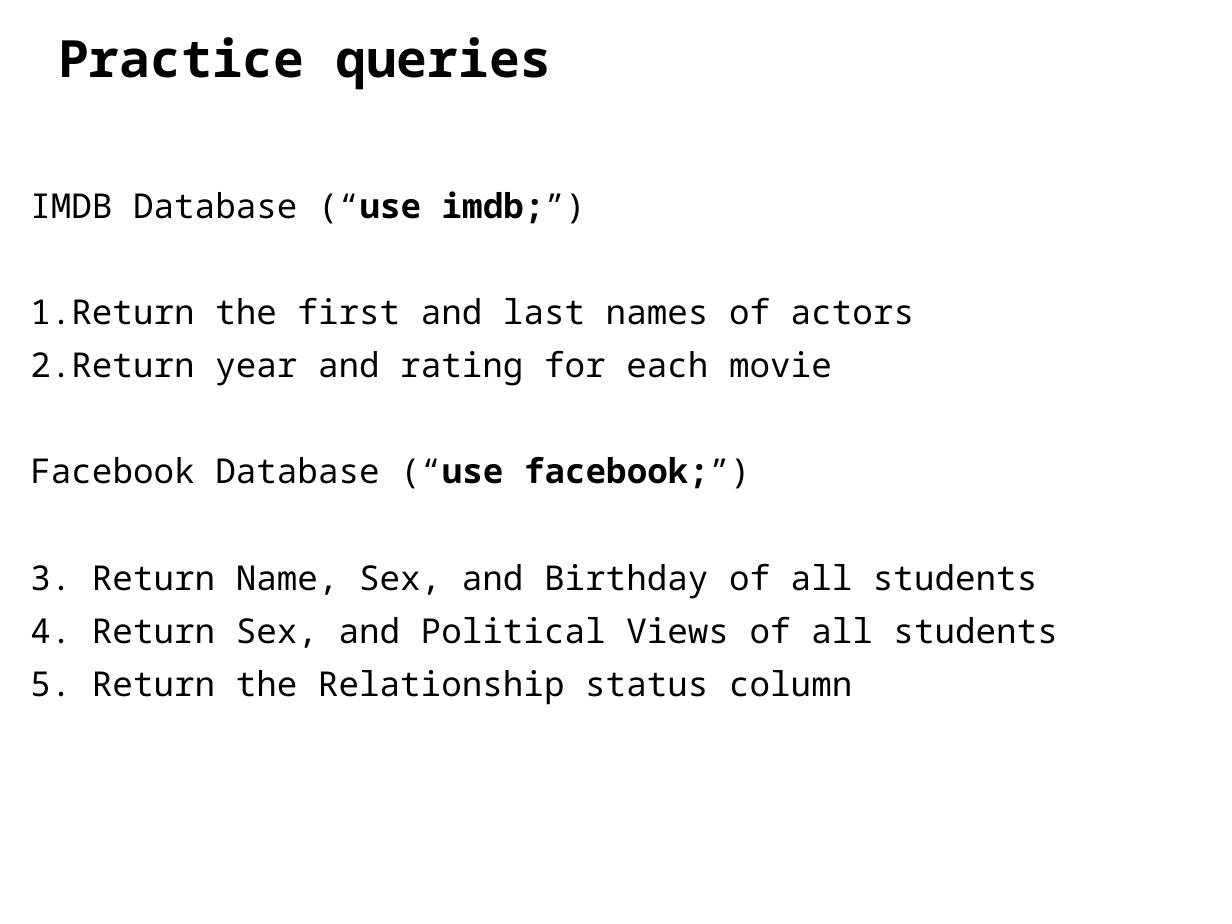
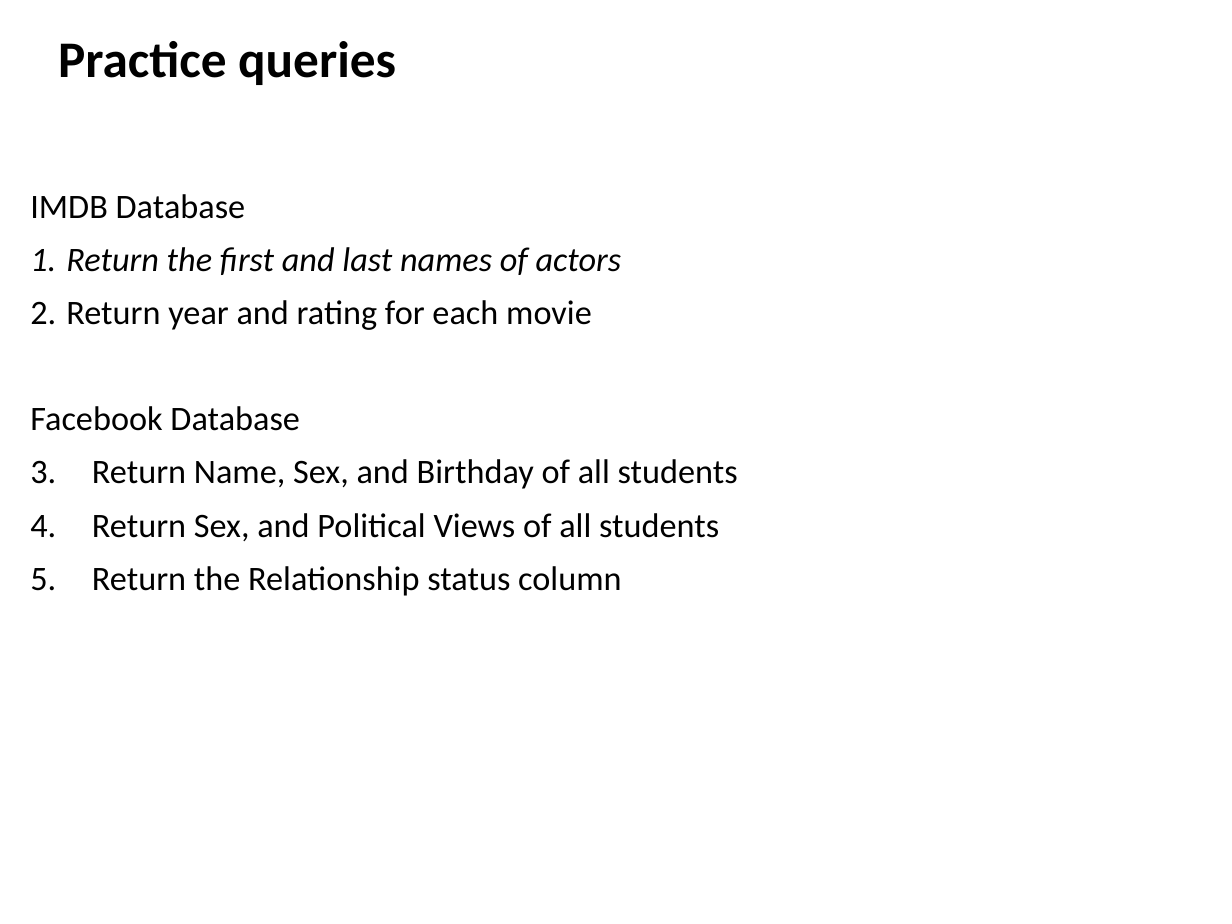
Before and after one commit to ipeirotis/introduction-to-databases, a slide deck: slide 10 of session2/B-SQL_Selection_Queries.pptx (slide 6 before the commit). Drawn at 1232x924 pixels with LibreOffice and Linux fonts; fonts in the diff are those of the drawing. Boxes give left, top, right and bottom in pixels: in the first picture for what was removed or moved away, otherwise in the second. Text is boxed around its words. In the diff, an @@ line names an element or a change of style, - is before the commit and + after.

```diff
--- a/session2/B-SQL_Selection_Queries.pptx
+++ b/session2/B-SQL_Selection_Queries.pptx
@@ text "Practice queries" at <box>58,41,396,85</box>: font Noto Sans Mono to Calibri @@
@@ text at <box>30,194,246,219</box>: text changed; font Noto Sans Mono to Calibri @@
-IMDB Database (“use imdb;”)
+IMDB Database
@@ text at <box>66,247,738,596</box>: font Noto Sans Mono to Calibri in "Return the first and last names of ...", "Return year and rating for each movie", "Return Name, Sex, and Birthday of all ...", "Return Sex, and Political Views of all ..." and 1 more places; italic on in "Return the first and last names of ..." @@
@@ text at <box>30,406,299,431</box>: text changed; font Noto Sans Mono to Calibri @@
-Facebook Database (“use facebook;”)
+Facebook Database
```
Also in this commit, not shown: 9 other slides changed, 7 slides added, 2 slides removed.
